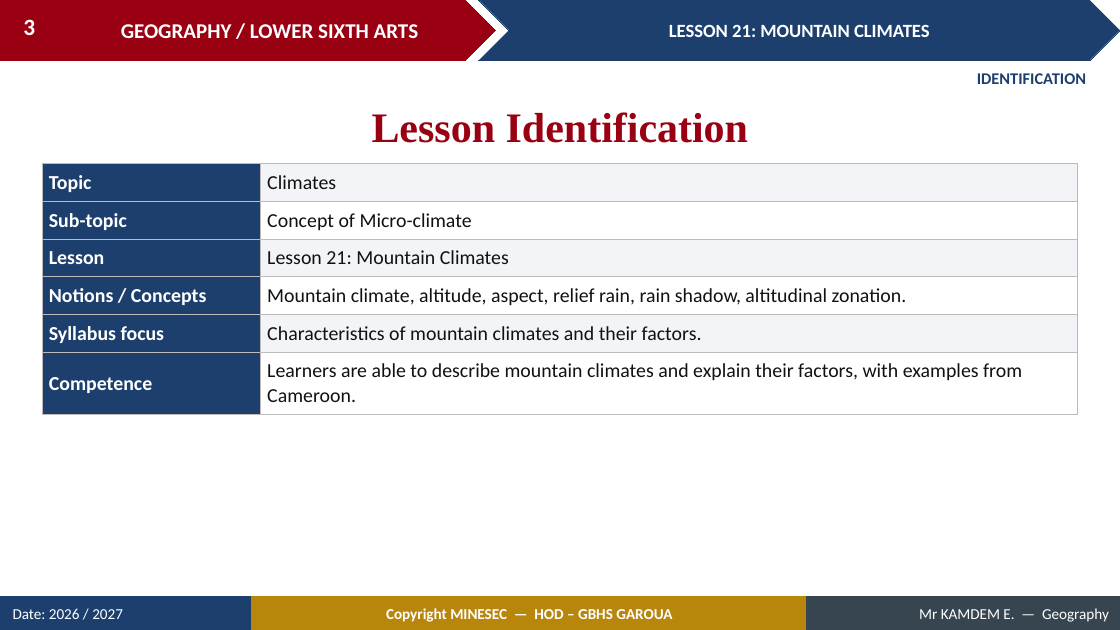
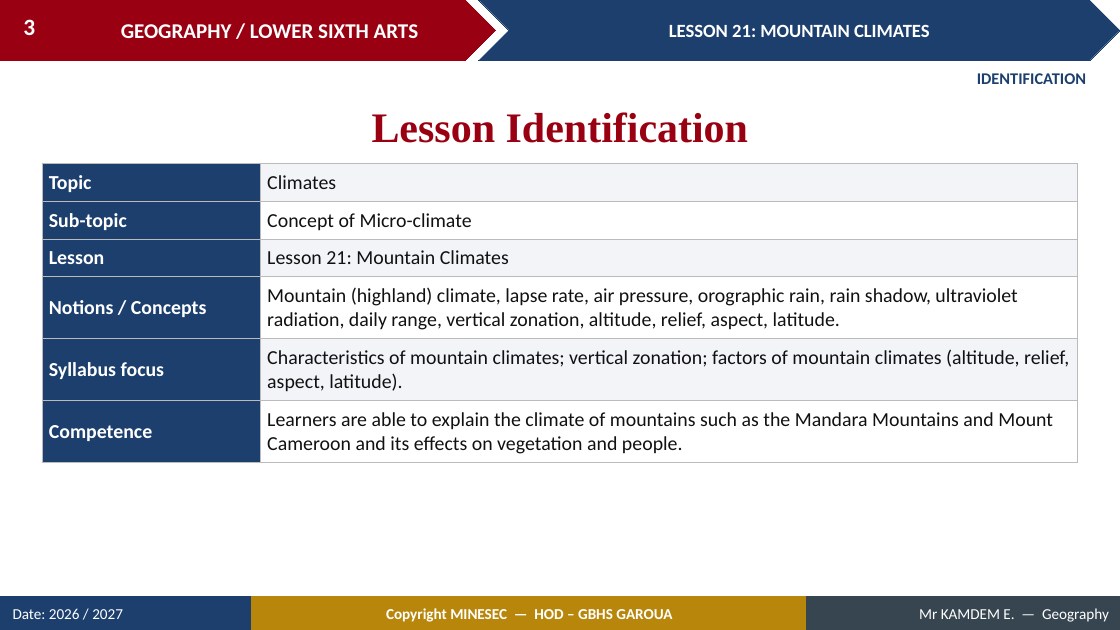
Before and after one commit to Berthautk/linea-github, a slide deck: slide 3 of lecons/LSA/Climatology/04_LSA_CLIM_L21_Mountain_Climates.pptx. Drawn at 1120x630 pixels with LibreOffice and Linux fonts; fonts in the diff are those of the drawing. Boxes give left, top, right and bottom in pixels: in the first picture for what was removed or moved away, otherwise in the second. Text is boxed around its words. In the diff, an @@ line names an element or a change of style, - is before the commit and + after.

```diff
--- a/lecons/LSA/Climatology/04_LSA_CLIM_L21_Mountain_Climates.pptx
+++ b/lecons/LSA/Climatology/04_LSA_CLIM_L21_Mountain_Climates.pptx
@@ table at <box>42,164,1078,458</box> @@
-row 4, column 2: Mountain climate, altitude, aspect, relief rain, rain shadow, altitudinal zonation.
+row 4, column 2: Mountain (highland) climate, lapse rate, air pressure, orographic rain, rain shadow, ultraviolet radiation, daily range, vertical zonation, altitude, relief, aspect, latitude.
-row 5, column 2: Characteristics of mountain climates and their factors.
+row 5, column 2: Characteristics of mountain climates; vertical zonation; factors of mountain climates (altitude, relief, aspect, latitude).
-row 6, column 2: Learners are able to describe mountain climates and explain their factors, with examples from Cameroon.
+row 6, column 2: Learners are able to explain the climate of mountains such as the Mandara Mountains and Mount Cameroon and its effects on vegetation and people.
```
Also in this commit, not shown: 37 other slides changed, 18 slides added, 9 slides removed, 21 other files.
